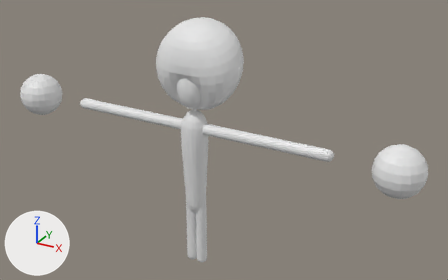
One commit to the FBX model Assets/Resources/newAfro.fbx: the scene before it, then after it.
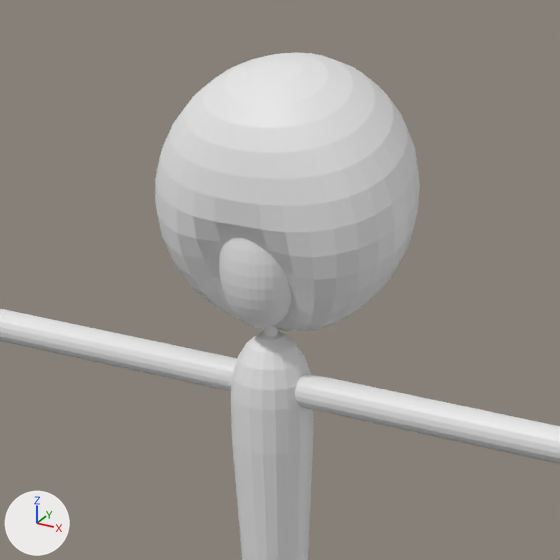
Each version appears first whole from a 50 mm lens placed at (6.54, -10.58, 8.13), pointed at (0.4, 0.59, 2.54), and next in a close-up on the part from 23% to 65% of the width and 0% to 66% of the height. The axes (+X, +Y, +Z) are drawn at lower left. The lights are the same throughout. Where no turn or scale is listed for an object, it has been applied to the vertices.

Names of what the first close-up shows: 'Afro', 'Arm', 'Body', 'Tête'.
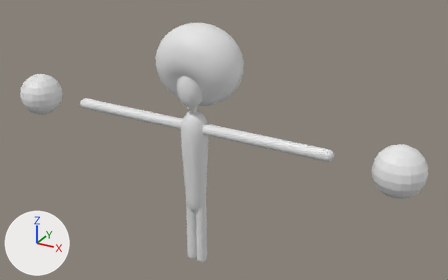
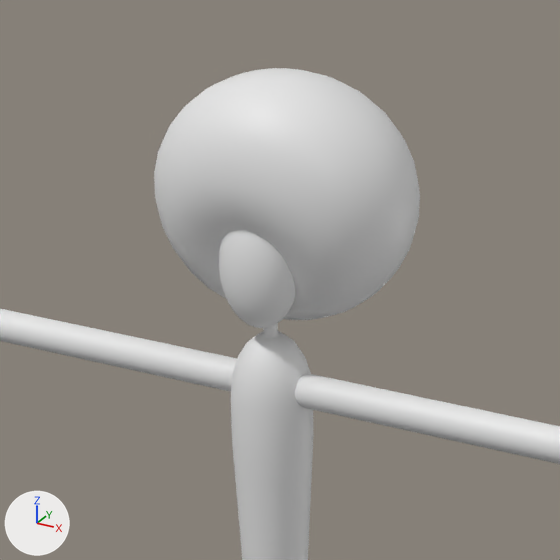
What differs and where, as boxes [x1, y1, x2, y2] in the close-ups (560 x 560 px):
```json
{"object": "Afro", "change": "moved, turned, rescaled", "before": [155, 52, 420, 331], "after": [154, 68, 420, 320]}
```

Edits to the scene script, one JSON object a line:
```json
{"op": "remove", "block": "ob_afro", "code": "ob_afro.parent = ob_tête"}
{"op": "set", "path": "ob_afro.location", "old": "(-1.295, 0.0, 0.87)", "new": "(0.0, 0.184, 4.311)"}
{"op": "set", "path": "ob_afro.rotation_euler", "old": "(0.0, 0.195, 0.0)", "new": "(0.00758, 0.16, -1.571)", "note": "degrees (0, 11, 0) -> degrees (0.4, 9.2, -90)"}
{"op": "set", "path": "ob_afro.scale", "old": "(3.83, 3.27, 2.02)", "new": "(0.927, 0.971, 0.885)"}
```
